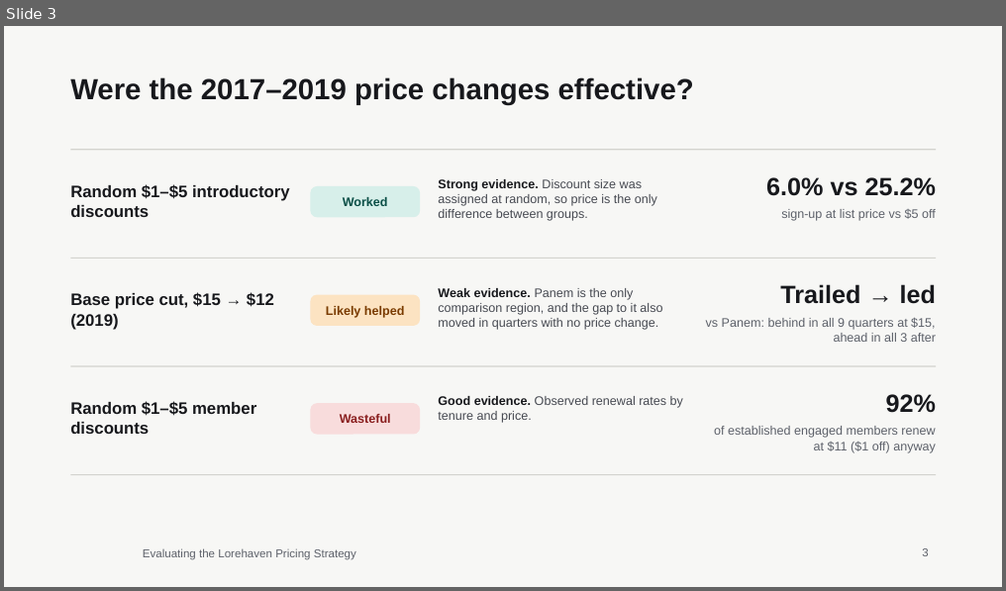
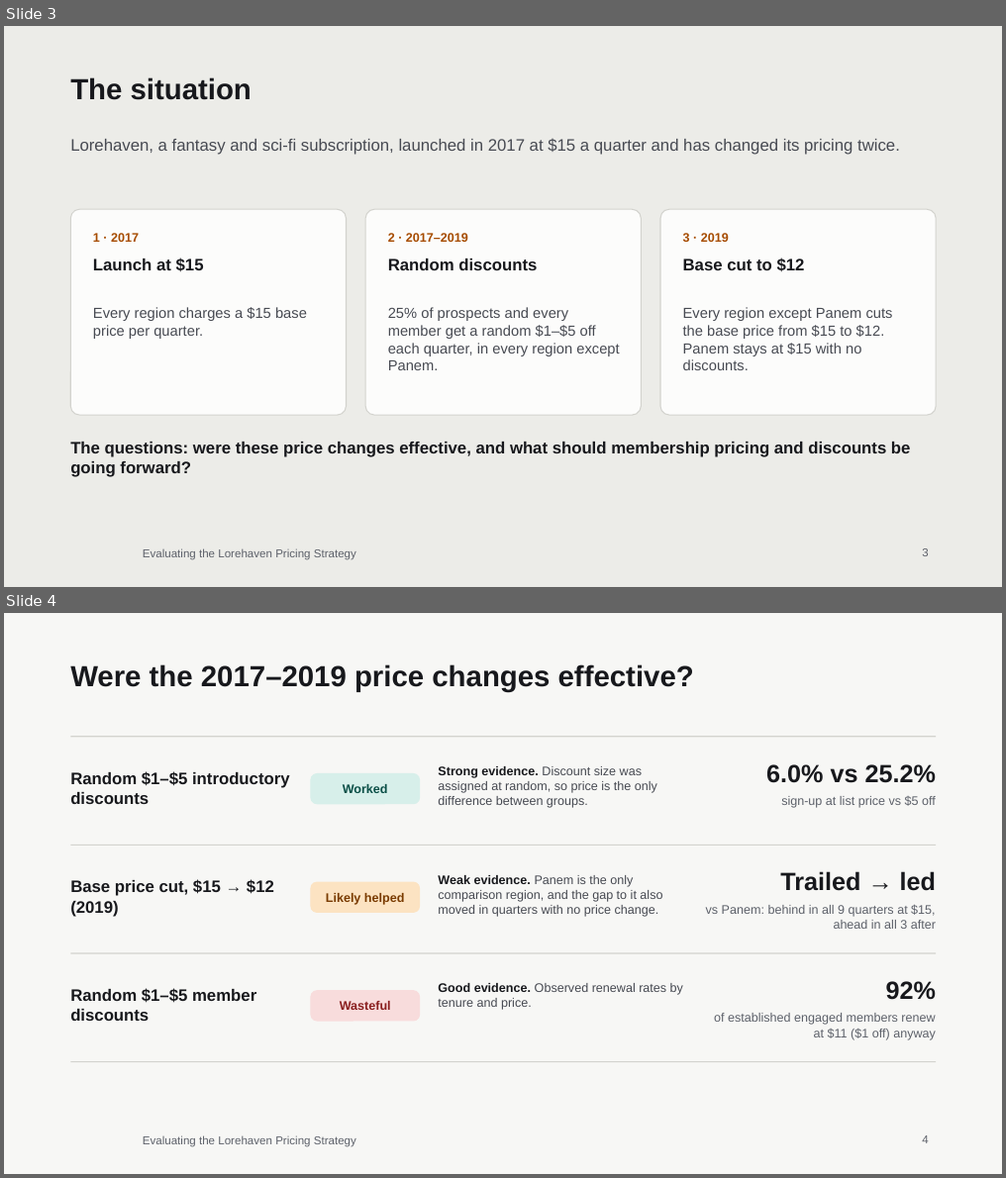
Before and after one commit to itacky/lorehaven-pricing, a slide deck: presentation/Evaluating_the_Lorehaven_Pricing_Strategy.pptx. Shown one above the other, each under a label of ours: slide 3 before the commit, slides 3 and 4 after it. The pictures are 1006x591 and 1006x1178 pixels, drawn with LibreOffice and Linux fonts; fonts in the diff are those of the drawing; background and template pictures are left out. Boxes give left, top, right and bottom in pixels: in the first picture for what was removed or moved away, otherwise in the second. Text is boxed around its words. In the diff, an @@ line names an element or a change of style, - is before the commit and + after.

```diff
--- a/presentation/Evaluating_the_Lorehaven_Pricing_Strategy.pptx
+++ b/presentation/Evaluating_the_Lorehaven_Pricing_Strategy.pptx
@@ slide 3 added at (x1=4, y1=26, x2=1002, y2=587), background #ECECE8 @@
@@ title added at (x1=70, y1=77, x2=252, y2=100), 28 pt, text #17181C, bold @@
+The situation
@@ text added at (x1=70, y1=139, x2=900, y2=155), 16 pt, text #474A52 @@
+Lorehaven, a fantasy and sci-fi subscription, launched in 2017 at $15 a quarter and has changed its pricing twice.
@@ rounded rectangle added at (x1=70, y1=209, x2=347, y2=415), fill #FCFCFB, outline #D3D3CE 1 pt @@
@@ text added at (x1=93, y1=233, x2=139, y2=242), 12 pt, text #A64B00, bold @@
+1 · 2017
@@ rounded rectangle added at (x1=365, y1=209, x2=642, y2=415), fill #FCFCFB, outline #D3D3CE 1 pt @@
@@ text added at (x1=388, y1=233, x2=468, y2=242), 12 pt, text #A64B00, bold @@
+2 · 2017–2019
@@ rounded rectangle added at (x1=660, y1=209, x2=936, y2=415), fill #FCFCFB, outline #D3D3CE 1 pt @@
@@ text added at (x1=683, y1=233, x2=729, y2=242), 12 pt, text #A64B00, bold @@
+3 · 2019
@@ text added at (x1=93, y1=258, x2=204, y2=272), 16 pt, text #17181C, bold @@
+Launch at $15
@@ text added at (x1=388, y1=259, x2=537, y2=271), 16 pt, text #17181C, bold @@
+Random discounts
@@ text added at (x1=683, y1=258, x2=805, y2=272), 16 pt, text #17181C, bold @@
+Base cut to $12
@@ text added at (x1=93, y1=307, x2=307, y2=339), 14 pt, text #474A52 @@
+Every region charges a $15 base price per quarter.
@@ text added at (x1=388, y1=307, x2=619, y2=371), 14 pt, text #474A52 @@
+25% of prospects and every member get a random $1–$5 off each quarter, in every region except Panem.
@@ text added at (x1=683, y1=307, x2=893, y2=371), 14 pt, text #474A52 @@
+Every region except Panem cuts the base price from $15 to $12. Panem stays at $15 with no discounts.
@@ text added at (x1=70, y1=442, x2=911, y2=477), 16 pt, text #17181C, bold @@
+The questions: were these price changes effective, and what should membership pricing and discounts be going forward?
@@ text added at (x1=143, y1=549, x2=356, y2=561), 11 pt, text #5D616A @@
+Evaluating the Lorehaven Pricing Strategy
@@ page number added at (x1=922, y1=549, x2=928, y2=557), 11 pt, text #5D616A @@
+3
@@ what was slide 3 is now slide 4 @@
@@ page number at (x1=922, y1=1136, x2=928, y2=1144): text changed @@
-3
+4
```
Also in this commit, not shown: 4 slides changed, 3 other files.
